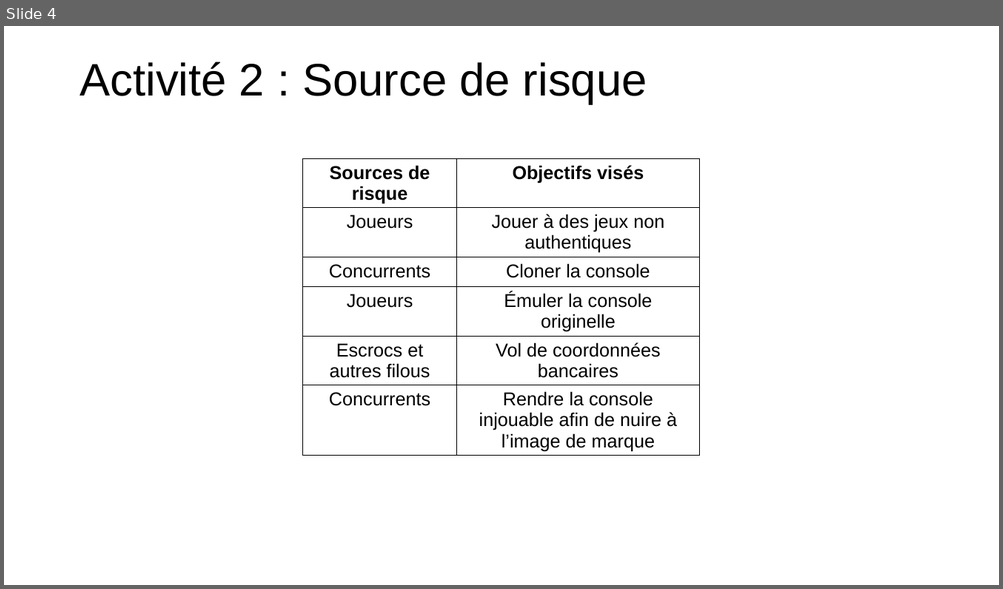
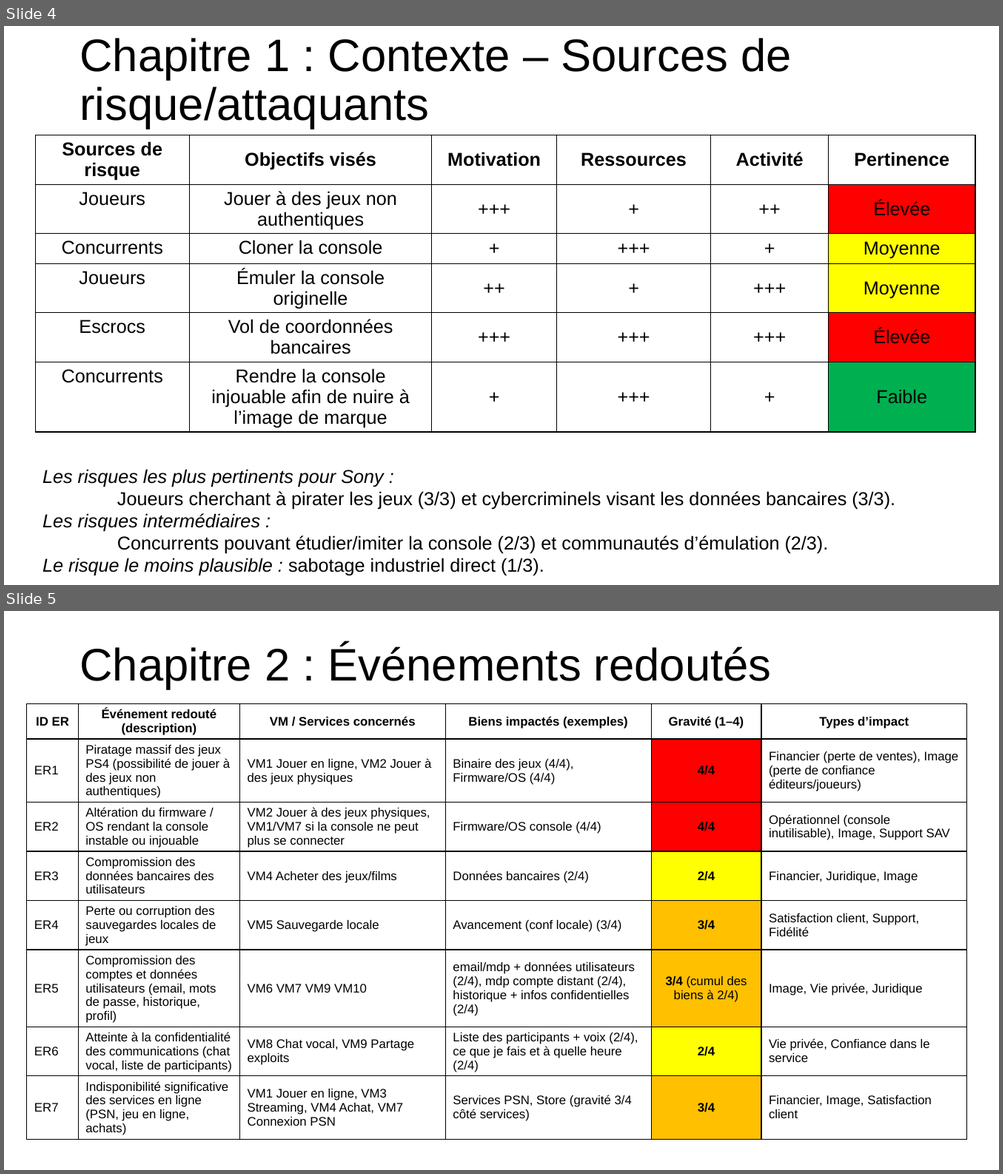
Before and after one commit to theox33/Securite_SE, a slide deck: Exercice PS4/Atelier 1/Diaporama.pptx. Shown one above the other, each under a label of ours: slide 4 before the commit, slides 4 and 5 after it. The pictures are 1003x589 and 1003x1174 pixels, drawn with LibreOffice and Linux fonts; fonts in the diff are those of the drawing. Boxes give left, top, right and bottom in pixels: in the first picture for what was removed or moved away, otherwise in the second. Text is boxed around its words. In the diff, an @@ line names an element or a change of style, - is before the commit and + after.

```diff
--- a/Exercice PS4/Atelier 1/Diaporama.pptx
+++ b/Exercice PS4/Atelier 1/Diaporama.pptx
@@ slide 5 added at (4, 611, 999, 1170), background #FFFFFF @@
@@ title added at (79, 644, 771, 689), 44 pt, text #000000 @@
+Chapitre 2 : Événements redoutés
@@ table added at (27, 703, 969, 1167), 8 rows, 6 columns @@
+ID ER | Événement redouté (description) | VM / Services concernés | Biens impactés (exemples) | Gravité (1–4) | Types d’impact
+ER1 | Piratage massif des jeux PS4 (possibilité de jouer à des jeux non authentiques) | VM1 Jouer en ligne, VM2 Jouer à des jeux physiques | Binaire des jeux (4/4), Firmware/OS (4/4) | 4/4 | Financier (perte de ventes), Image (perte de confiance éditeurs/joueurs)
+ER2 | Altération du firmware / OS rendant la console instable ou injouable | VM2 Jouer à des jeux physiques, VM1/VM7 si la console ne peut plus se connecter | Firmware/OS console (4/4) | 4/4 | Opérationnel (console inutilisable), Image, Support SAV
+ER3 | Compromission des données bancaires des utilisateurs | VM4 Acheter des jeux/films | Données bancaires (2/4) | 2/4 | Financier, Juridique, Image
+ER4 | Perte ou corruption des sauvegardes locales de jeux | VM5 Sauvegarde locale | Avancement (conf locale) (3/4) | 3/4 | Satisfaction client, Support, Fidélité
+ER5 | Compromission des comptes et données utilisateurs (email, mots de passe, historique, profil) | VM6 VM7 VM9 VM10 | email/mdp + données utilisateurs (2/4), mdp compte distant (2/4), historique + infos confidentielles (2/4) | 3/4 (cumul des biens à 2/4) | Image, Vie privée, Juridique
+ER6 | Atteinte à la confidentialité des communications (chat vocal, liste de participants) | VM8 Chat vocal, VM9 Partage exploits | Liste des participants + voix (2/4), ce que je fais et à quelle heure (2/4) | 2/4 | Vie privée, Confiance dans le service
+ER7 | Indisponibilité significative des services en ligne (PSN, jeu en ligne, achats) | VM1 Jouer en ligne, VM3 Streaming, VM4 Achat, VM7 Connexion PSN | Services PSN, Store (gravité 3/4 côté services) | 3/4 | Financier, Image, Satisfaction client
@@ slide 4 changed as well @@
@@ title at (79, 38, 791, 129): text changed @@
-Activité 2 : Source de risque
+Chapitre 1 : Contexte – Sources de risque/attaquants
@@ table at (35, 136, 976, 450) @@
-column 1, row 5: Escrocs et autres filous
+column 1, row 5: Escrocs
+column 3: Motivation | +++ | + | ++ | +++ | +
+column 4: Ressources | + | +++ | + | +++ | +++
+column 5: Activité | ++ | + | +++ | +++ | +
+column 6: Pertinence | Élevée | Moyenne | Moyenne | Élevée | Faible
@@ table: place and size @@
-table at (302, 158, 700, 473)
+table at (35, 136, 976, 450)
@@ text added at (42, 469, 895, 577), 18 pt, text #000000 @@
+Les risques les plus pertinents pour Sony :
+Joueurs cherchant à pirater les jeux (3/3) et cybercriminels visant les données bancaires (3/3).
+Les risques intermédiaires :
+Concurrents pouvant étudier/imiter la console (2/3) et communautés d’émulation (2/3).
+Le risque le moins plausible : sabotage industriel direct (1/3).
```
Also in this commit, not shown: 2 other slides changed, 6 other slides added, 2 slides removed, 1 other file.
